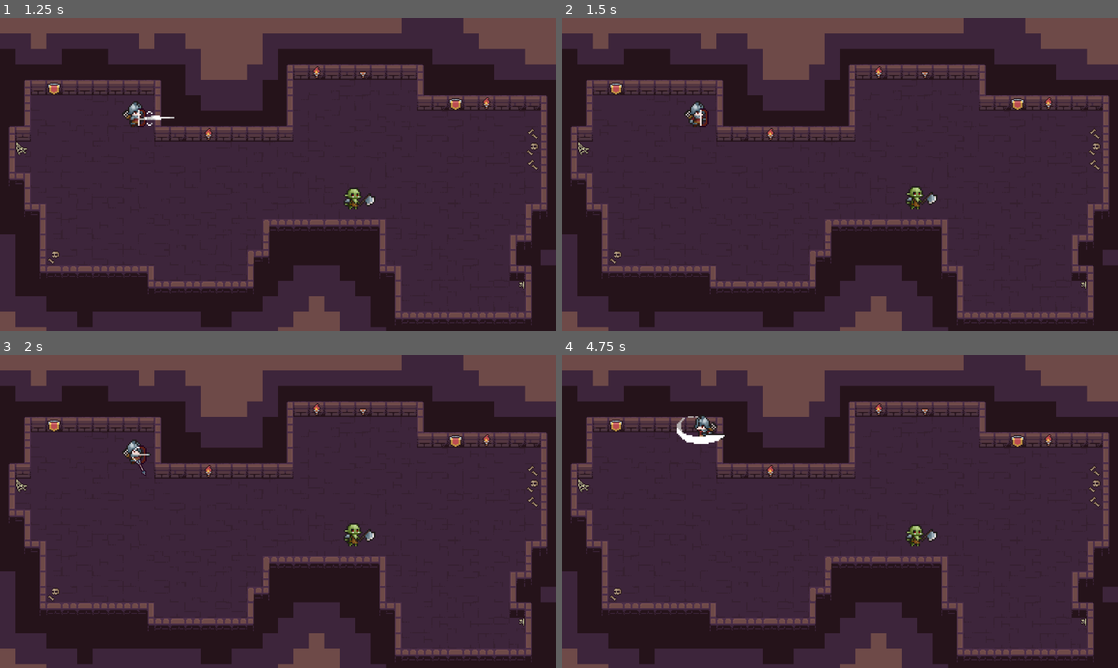
Above: before the commit, frames 1-4 (two rows, left to right).
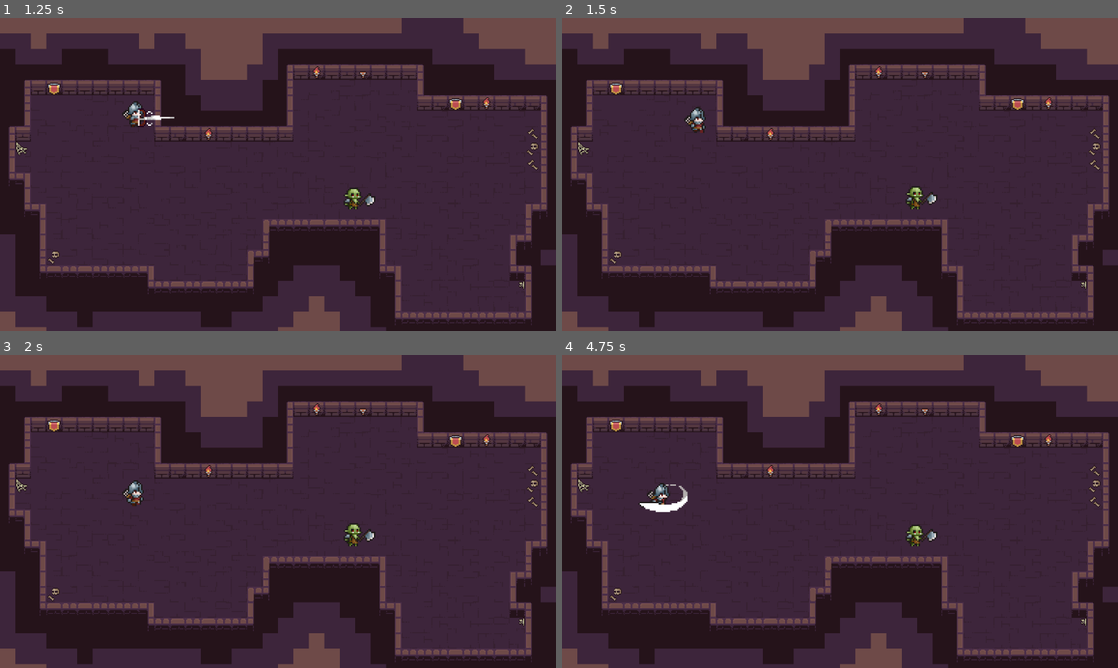
Above: after the commit, the same moments.

Repository: SevenGriphon/roguelike-like
Game: Godot game, scene res://scenes/main.tscn
The game is run twice, just before and just after one commit, with the same random seed, the same clock (stepped at 60 frames per second) and the same inputs.
Inputs (mouse positions are in pixels of both pictures, inside the frame that each line leads up to):
- Up to frame 1 (1.25 s): move the mouse to (400, 158) at 0.52 s; press the mouse at (400, 158) at 0.53 s; hold D (move_right) from 0.53 s (still down)
- Up to frame 2 (1.5 s): move the mouse to (728, 190) at 1.27 s; release D (move_right) at 1.28 s; release the mouse at (728, 190) at 1.28 s; hold S (move_down) from 1.28 s (still down); click (728, 190) at 1.35 s
- Up to frame 3 (2 s): keep holding S (move_down)
- Up to frame 4 (4.75 s): move the mouse to (895, 442) at 2.02 s; release S (move_down) at 2.03 s; hold D (move_right) 2.03-2.78 s; hold Right mouse button (mele_attack) 2.03-2.78 s; click (895, 442) at 2.3 s; move the mouse to (812, 574) at 2.77 s; hold W (move_up) 2.78-3.53 s; click (812, 574) at 2.85 s; move the mouse to (1006, 558) at 3.52 s; press the mouse at (1006, 558) at 3.53 s; hold A (move_left) from 3.53 s (still down); move the mouse to (673, 464) at 4.27 s; release the mouse at (673, 464) at 4.28 s; right-click (673, 464) at 4.35 s; click (673, 464) at 4.55 s

Frame 1 is identical in both runs. In frame 2, 0.3% of the frame differs, in the area x 22-27%, y 26-37%; in frame 3, 0.4%; in frame 4, 0.8%, in the area x 13-30%, y 19-51%.

Commit message:
Remake range attack system to support weapons

Diff:
--- a/scenes/orc.tscn
+++ b/scenes/orc.tscn
@@ -19,7 +19,7 @@
 [ext_resource type="Script" uid="uid://c6vafoekqmwxq" path="res://scripts/Orc/States/EnemyDead.gd" id="15_tqcyk"]
 [ext_resource type="FontFile" uid="uid://mcnctt4ynba4" path="res://assets/fonts/PixelOperator8.ttf" id="18_rso78"]
 [ext_resource type="Script" uid="uid://imew53510w78" path="res://scripts/agro_label.gd" id="19_4tfue"]
-[ext_resource type="Script" uid="uid://bu7v86edesfic" path="res://scenes/pathfinding.gd" id="20_cjqs3"]
+[ext_resource type="Script" uid="uid://bu7v86edesfic" path="res://scripts/pathfinding.gd" id="20_cjqs3"]
 
 [sub_resource type="AtlasTexture" id="AtlasTexture_kltx3"]
 atlas = ExtResource("3_duj3f")
--- a/scenes/player_character.tscn
+++ b/scenes/player_character.tscn
@@ -18,6 +18,8 @@
 [ext_resource type="PackedScene" uid="uid://dblcm8mlo2n5l" path="res://scenes/hitbox.tscn" id="15_joi77"]
 [ext_resource type="Script" uid="uid://dlv1ilwpy3507" path="res://scripts/Player/States/PlayerDead.gd" id="16_xc70a"]
 [ext_resource type="Script" uid="uid://b25yhkjll1rpb" path="res://scripts/Player/States/PlayerChargeAttack.gd" id="17_2w5w8"]
+[ext_resource type="Script" uid="uid://8lgmpa2w2p8f" path="res://scripts/Weapons/range_weapon.gd" id="19_qwq0k"]
+[ext_resource type="Script" uid="uid://xgkudslun48y" path="res://scripts/Weapons/charge_weapon.gd" id="20_eomf4"]
 
 [sub_resource type="AtlasTexture" id="AtlasTexture_2vmgx"]
 atlas = ExtResource("2_uj7mf")
@@ -355,6 +357,52 @@
 "transitions": PackedFloat32Array(1),
 "update": 1,
 "values": [true]
+}
+
+[sub_resource type="Animation" id="Animation_2w5w8"]
+resource_name = "charge_attack"
+length = 0.8
+step = 0.1
+tracks/0/type = "value"
+tracks/0/imported = false
+tracks/0/enabled = true
+tracks/0/path = NodePath("AnimatedSprite2D:animation")
+tracks/0/interp = 1
+tracks/0/loop_wrap = true
+tracks/0/keys = {
+"times": PackedFloat32Array(0),
+"transitions": PackedFloat32Array(1),
+"update": 1,
+"values": [&"attack"]
+}
+tracks/1/type = "value"
+tracks/1/imported = false
+tracks/1/enabled = true
+tracks/1/path = NodePath("AnimatedSprite2D:frame")
+tracks/1/interp = 1
+tracks/1/loop_wrap = true
+tracks/1/keys = {
+"times": PackedFloat32Array(0, 0.6, 0.8),
+"transitions": PackedFloat32Array(1, 1, 1),
+"update": 0,
+"values": [0, 6, 8]
+}
+tracks/2/type = "method"
+tracks/2/imported = false
+tracks/2/enabled = true
+tracks/2/path = NodePath("ChargeWeapon")
+tracks/2/interp = 1
+tracks/2/loop_wrap = true
+tracks/2/keys = {
+"times": PackedFloat32Array(0.6, 0.8),
+"transitions": PackedFloat32Array(1, 1),
+"values": [{
+"args": [],
+"method": &"_charged"
+}, {
+"args": [],
+"method": &"_attack_finished"
+}]
 }
 
 [sub_resource type="Animation" id="Animation_br6ma"]
@@ -586,15 +634,18 @@
 tracks/2/type = "method"
 tracks/2/imported = false
 tracks/2/enabled = true
-tracks/2/path = NodePath("PlayerStateMachine/RangeAttack")
+tracks/2/path = NodePath("RangeWeapon")
 tracks/2/interp = 1
 tracks/2/loop_wrap = true
 tracks/2/keys = {
-"times": PackedFloat32Array(0.6),
-"transitions": PackedFloat32Array(1),
+"times": PackedFloat32Array(0.6, 0.8),
+"transitions": PackedFloat32Array(1, 1),
 "values": [{
 "args": [],
 "method": &"fire_arrow"
+}, {
+"args": [&""],
+"method": &"_attack_finished"
 }]
 }
 
@@ -625,51 +676,6 @@
 "transitions": PackedFloat32Array(1, 1),
 "update": 0,
 "values": [0, 7]
-}
-
-[sub_resource type="Animation" id="Animation_2w5w8"]
-resource_name = "charge_attack"
-length = 0.8
-tracks/0/type = "value"
-tracks/0/imported = false
-tracks/0/enabled = true
-tracks/0/path = NodePath("AnimatedSprite2D:animation")
-tracks/0/interp = 1
-tracks/0/loop_wrap = true
-tracks/0/keys = {
-"times": PackedFloat32Array(0),
-"transitions": PackedFloat32Array(1),
-"update": 1,
-"values": [&"attack"]
-}
-tracks/1/type = "value"
-tracks/1/imported = false
-tracks/1/enabled = true
-tracks/1/path = NodePath("AnimatedSprite2D:frame")
-tracks/1/interp = 1
-tracks/1/loop_wrap = true
-tracks/1/keys = {
-"times": PackedFloat32Array(0, 0.6, 0.8),
-"transitions": PackedFloat32Array(1, 1, 1),
-"update": 0,
-"values": [0, 6, 8]
-}
-tracks/2/type = "method"
-tracks/2/imported = false
-tracks/2/enabled = true
-tracks/2/path = NodePath("PlayerStateMachine/ChargeAttack")
-tracks/2/interp = 1
-tracks/2/loop_wrap = true
-tracks/2/keys = {
-"times": PackedFloat32Array(0.6, 0.8),
-"transitions": PackedFloat32Array(1, 1),
-"values": [{
-"args": [],
-"method": &"_charged"
-}, {
-"args": [],
-"method": &"_attack_finished"
-}]
 }
 
 [sub_resource type="AnimationLibrary" id="AnimationLibrary_6unfe"]
@@ -685,10 +691,11 @@
 &"run": SubResource("Animation_herhr")
 }
 
-[node name="PlayerCharacter" type="CharacterBody2D" node_paths=PackedStringArray("player_state_machine") groups=["Player"]]
+[node name="PlayerCharacter" type="CharacterBody2D" node_paths=PackedStringArray("player_state_machine", "current_weapon") groups=["Player"]]
 collision_mask = 16
 script = ExtResource("1_kww55")
 player_state_machine = NodePath("PlayerStateMachine")
+current_weapon = NodePath("RangeWeapon")
 
 [node name="AnimatedSprite2D" type="AnimatedSprite2D" parent="."]
 position = Vector2(0, -21)
@@ -735,7 +742,6 @@
 
 [node name="RangeAttack" type="Node" parent="PlayerStateMachine"]
 script = ExtResource("13_c4hvp")
-arrow_tscn = ExtResource("14_2vlw4")
 metadata/_custom_type_script = "uid://b0d6umguailmq"
 
 [node name="PlayerDamaged" type="Node" parent="PlayerStateMachine"]
@@ -757,6 +763,16 @@
 [node name="CollisionShape2D" type="CollisionShape2D" parent="Hitbox"]
 position = Vector2(0, -25)
 shape = SubResource("CapsuleShape2D_xb3ya")
+
+[node name="RangeWeapon" type="Node" parent="."]
+script = ExtResource("19_qwq0k")
+arrow_tscn = ExtResource("14_2vlw4")
+metadata/_custom_type_script = "uid://8lgmpa2w2p8f"
+
+[node name="ChargeWeapon" type="Node" parent="."]
+script = ExtResource("20_eomf4")
+arrow_tscn = ExtResource("14_2vlw4")
+metadata/_custom_type_script = "uid://xgkudslun48y"
 
 [connection signal="damaged" from="." to="PlayerStateMachine/PlayerDamaged" method="_on_player_damaged"]
 [connection signal="dead" from="." to="PlayerStateMachine/PlayerDead" method="_on_player_character_dead"]
--- a/scripts/Player/States/PlayerRangeAttack.gd
+++ b/scripts/Player/States/PlayerRangeAttack.gd
@@ -1,40 +1,25 @@
 class_name PlayerRangeAttack extends PlayerState
 
-@export var arrow_tscn : PackedScene
-@onready var idle : PlayerIdle = $"../Idle"
-@onready var run : PlayerRun = $"../Run"
-
-var attack = false
+@onready var run: PlayerRun = $"../Run"
+@onready var idle: PlayerIdle = $"../Idle"
 
 func enter():
-	player.set_animation("range_attack")
-	attack = true
-	player.velocity = Vector2.ZERO
+	player.current_weapon.enter(player)
 
 func exit():
-	pass
+	player.current_weapon.exit()
 
 func update(delta) -> PlayerState:
-	if !attack:
+	if player.current_weapon.update(delta):
 		if player.direction == Vector2.ZERO:
 			return idle
 		else:
 			return run
+
 	return null
 
 func physics_update(delta) -> PlayerState:
-	return null
+	return player.current_weapon.physics_update(delta)
 
 func handle_input(event : InputEvent) -> PlayerState:
-	return null
-
-func fire_arrow():
-	var mouse_angle = player.get_local_mouse_position().angle()
-	var arrow :Node2D = arrow_tscn.instantiate()
-	arrow.rotation = mouse_angle
-	arrow.position = player.position + player.attack_pivot.position
-	get_tree().current_scene.add_child(arrow)
-
-
-func _attack_finished(anim_name: StringName) -> void:
-	attack = false
+	return player.current_weapon.handle_input(event)
--- a/scripts/Player/player_character.gd
+++ b/scripts/Player/player_character.gd
@@ -5,6 +5,7 @@
 @onready var attack_pivot = $AttackPivot
 @export var player_state_machine : PlayerStateMachine
 @export var health = 250
+@export var current_weapon : Weapon
 
 signal damaged()
 signal dead()
--- /dev/null
+++ b/scripts/Weapons/Weapon.gd
@@ -0,0 +1,16 @@
+class_name Weapon extends Node
+
+func enter(_player):
+	pass
+
+func exit():
+	pass
+
+func update(delta) -> bool:
+	return false
+
+func physics_update(delta) -> PlayerState:
+	return null
+
+func handle_input(event : InputEvent) -> PlayerState:
+	return null
--- /dev/null
+++ b/scripts/Weapons/charge_weapon.gd
@@ -0,0 +1,60 @@
+class_name ChargeWeapon extends Weapon
+
+@export var arrow_tscn : PackedScene
+
+var player :Player
+var attack :bool
+var charged :bool
+var already_shot :bool
+var max_damage :int = 100
+var base_damage :int = 30
+var damage_increment :int = 80
+var damage :float
+
+func enter(_player):
+	player = _player
+	attack = true
+	charged = false
+	already_shot = false
+	damage = base_damage
+	player.set_animation("charge_attack")
+	player.velocity = Vector2.ZERO
+
+func exit():
+	pass
+
+func update(delta) -> bool:
+	if !already_shot and charged and !Input.is_action_pressed("attack"):
+		already_shot = true
+		player.animation_player.play("charge_attack")
+		fire_arrow()
+
+	if !already_shot and charged and Input.is_action_pressed("attack"):
+		damage = min(damage + damage_increment * delta, max_damage)
+		print(damage)
+
+	if !charged and !Input.is_action_pressed("attack"):
+		attack = false
+
+	return !attack
+
+func physics_update(delta) -> PlayerState:
+	return null
+
+func handle_input(event : InputEvent) -> PlayerState:
+	return null
+
+func fire_arrow():
+	var mouse_angle = player.get_local_mouse_position().angle()
+	var arrow :Arrow = arrow_tscn.instantiate()
+	arrow.hurtbox.damage = damage
+	arrow.rotation = mouse_angle
+	arrow.position = player.position + player.attack_pivot.position
+	get_tree().current_scene.add_child(arrow)
+
+func _charged():
+	charged = true
+	player.animation_player.pause()
+
+func _attack_finished():
+	attack = false
--- /dev/null
+++ b/scripts/Weapons/range_weapon.gd
@@ -0,0 +1,34 @@
+class_name RangeWeapon extends Weapon
+
+@export var arrow_tscn :PackedScene
+
+var attack :bool
+var player :Player
+
+func enter(_player):
+	player = _player
+	player.set_animation("range_attack")
+	attack = true
+	player.velocity = Vector2.ZERO
+
+func exit():
+	pass
+
+func update(delta) -> bool:
+	return !attack
+
+func physics_update(delta) -> PlayerState:
+	return null
+
+func handle_input(event : InputEvent) -> PlayerState:
+	return null
+
+func fire_arrow():
+	var mouse_angle = player.get_local_mouse_position().angle()
+	var arrow :Node2D = arrow_tscn.instantiate()
+	arrow.rotation = mouse_angle
+	arrow.position = player.position + player.attack_pivot.position
+	get_tree().current_scene.add_child(arrow)
+
+func _attack_finished(anim_name: StringName) -> void:
+	attack = false
Not shown: 1 places in scenes/player_character.tscn that only renumber resources
Not shown, added: scripts/Weapons/Weapon.gd.uid
Not shown, added: scripts/Weapons/charge_weapon.gd.uid
Not shown, added: scripts/Weapons/range_weapon.gd.uid
Renamed: scenes/pathfinding.gd -> scripts/pathfinding.gd
Renamed: scenes/pathfinding.gd.uid -> scripts/pathfinding.gd.uid
